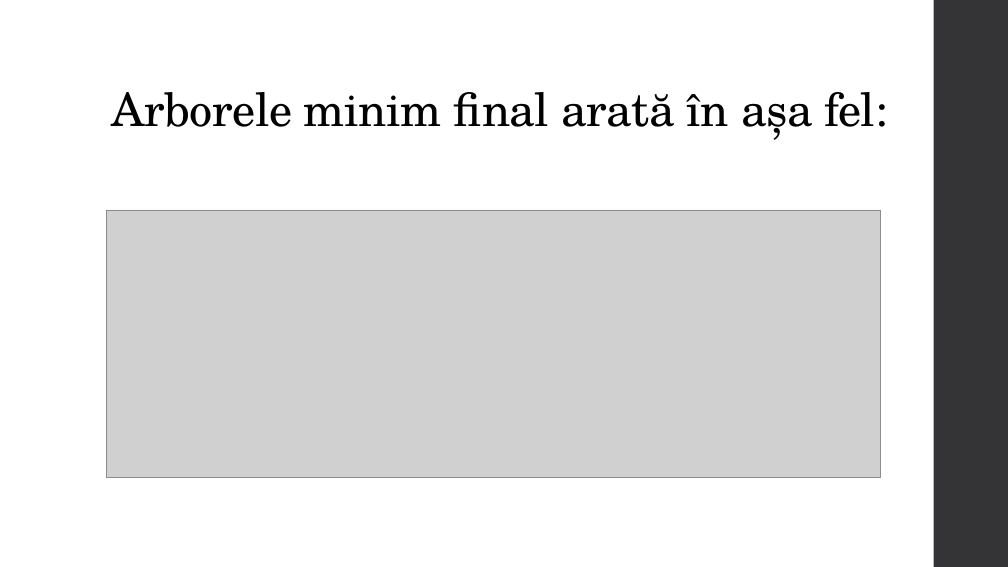
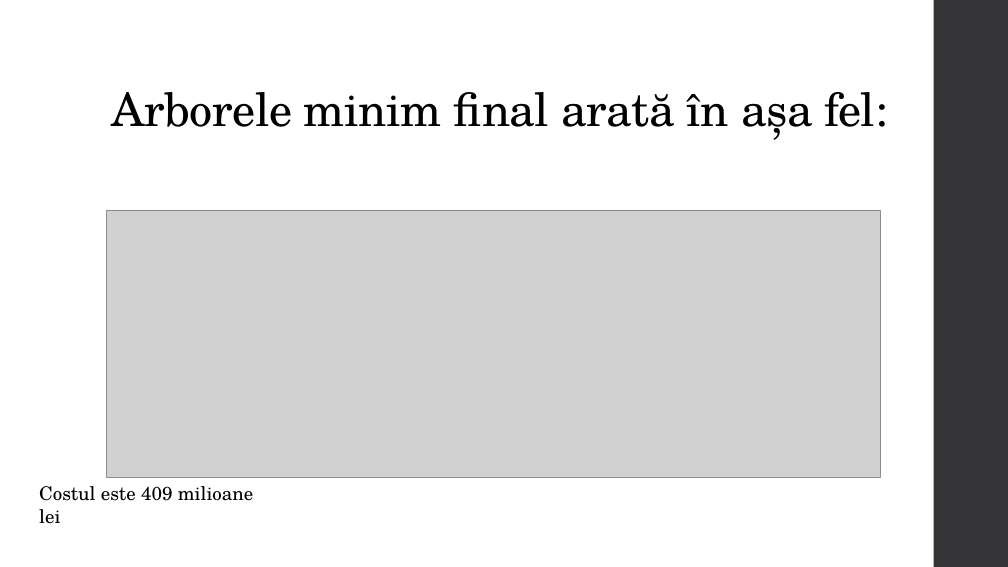
Before and after one commit to daniellmda/Structuri-Discrete, a slide deck: slide 13 of Algoritmul lui Kruskal.pptx. Drawn at 1008x567 pixels with LibreOffice and Linux fonts; fonts in the diff are those of the drawing; grey boxes stand for pictures. Boxes give left, top, right and bottom in pixels: in the first picture for what was removed or moved away, otherwise in the second. Text is boxed around its words. In the diff, an @@ line names an element or a change of style, - is before the commit and + after.

```diff
--- a/Algoritmul lui Kruskal.pptx
+++ b/Algoritmul lui Kruskal.pptx
@@ text added at (39, 486, 254, 524), 18 pt, text #000000 @@
+Costul este 409 milioane lei
```
Also in this commit, not shown: 2 other slides changed.
